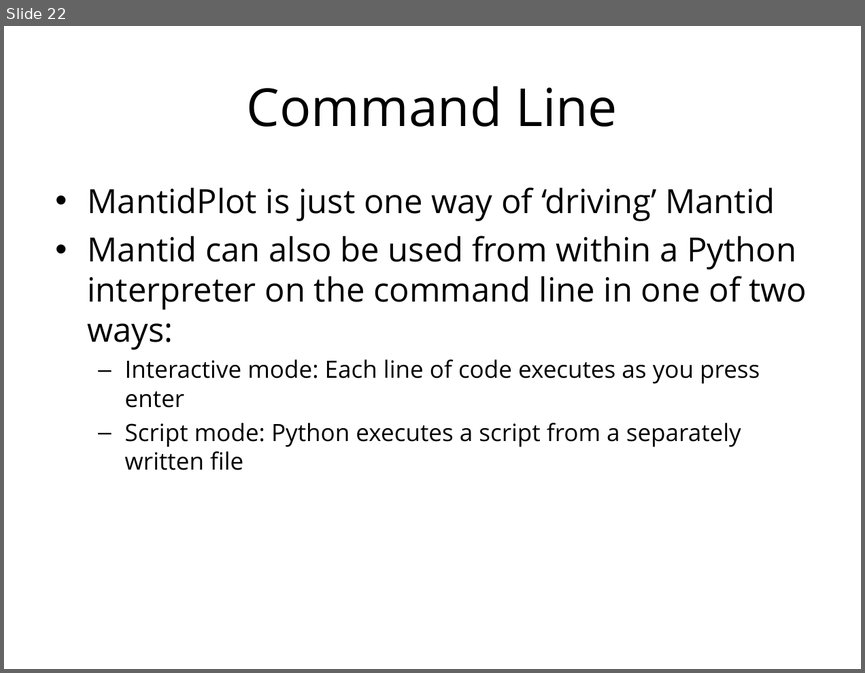
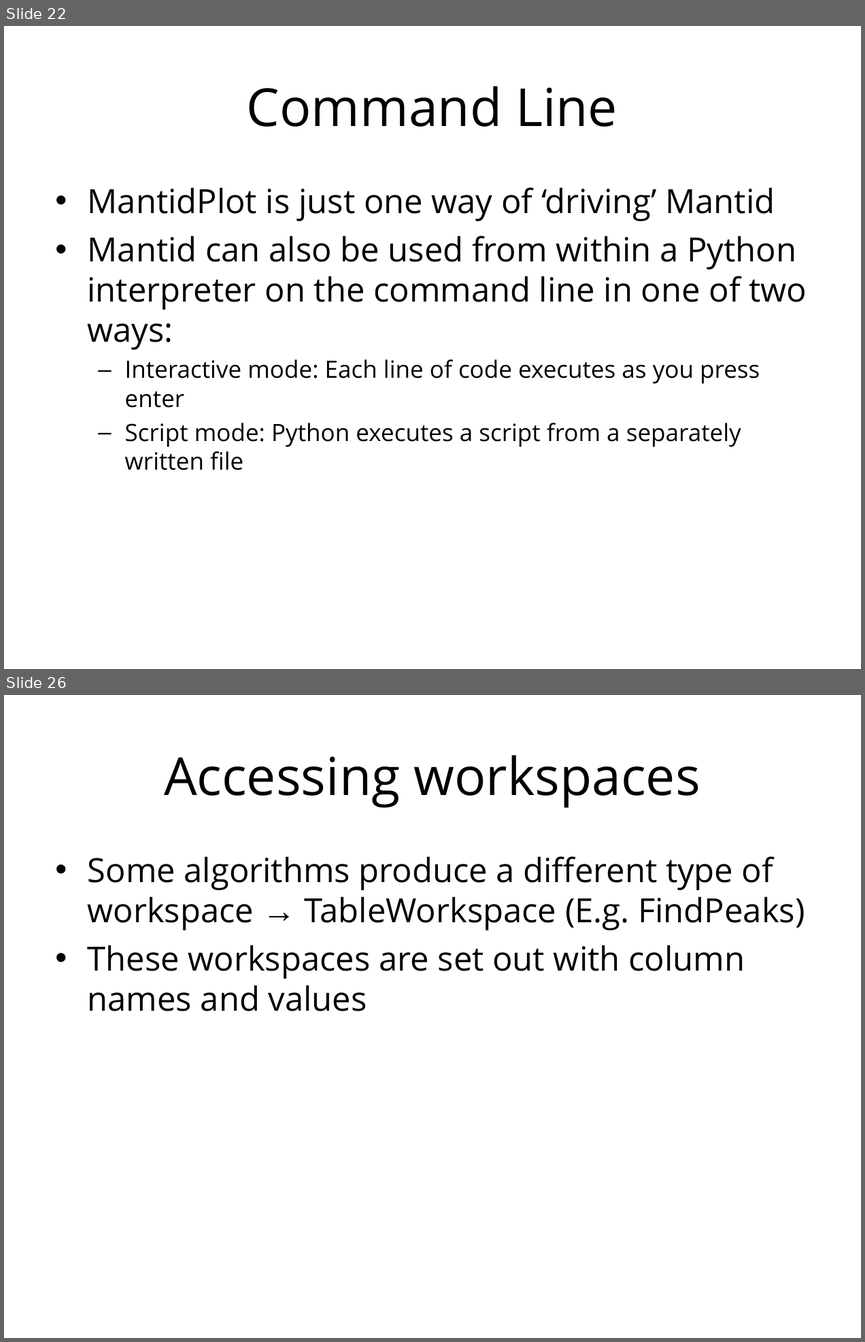
Before and after one commit to mantidproject/documents, a slide deck: Presentations/Python training course/Python in Mantid.ppt. Shown one above the other, each under a label of ours: slide 22 before the commit, slides 22 and 26 after it; the slides between them are not shown. The pictures are 865x673 and 865x1342 pixels, drawn with LibreOffice and Linux fonts; fonts in the diff are those of the drawing; background and template pictures are left out. Boxes give left, top, right and bottom in pixels: in the first picture for what was removed or moved away, otherwise in the second. Text is boxed around its words. In the diff, an @@ line names an element or a change of style, - is before the commit and + after.

```diff
--- a/Presentations/Python training course/Python in Mantid.ppt
+++ b/Presentations/Python training course/Python in Mantid.ppt
@@ slide 26 added at <box>4,695,861,1338</box>, background #FFFFFF @@
@@ title added at <box>164,755,700,808</box>, 44 pt, text #000000 @@
+Accessing workspaces
@@ text added at <box>88,856,804,1011</box>, 28 pt, text #000000 @@
+• Some algorithms produce a different type of workspace → TableWorkspace (E.g. FindPeaks)
+• These workspaces are set out with column names and values
```
Also in this commit, not shown: 1 slide changed, 6 other slides added.
